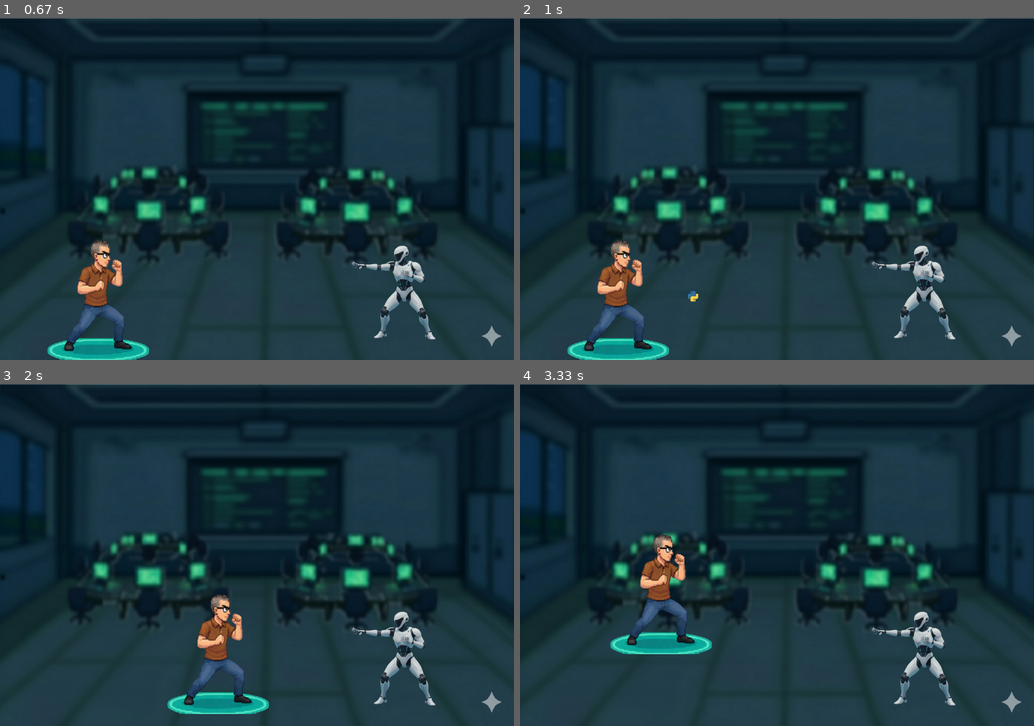
Above: before the commit, frames 1-4 (two rows, left to right).
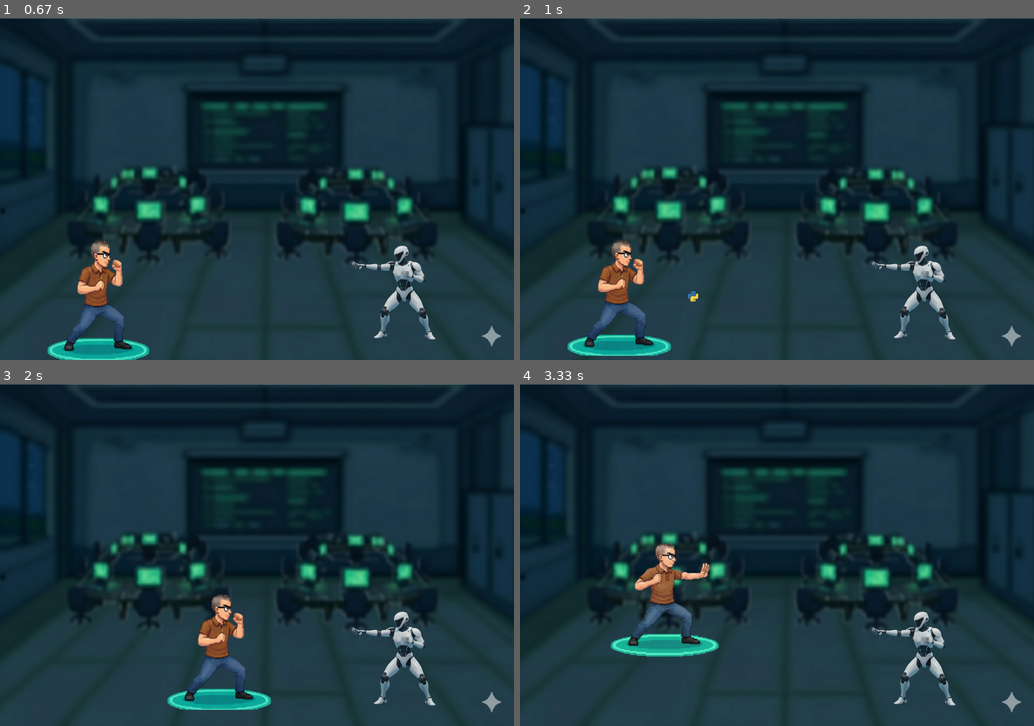
Above: after the commit, the same moments.

Repository: Gabriel-Henrique-2009/Trabalho_PyGames
Game: pygame game, started from Trabalho_PyGames/sistemadetiro.py
Same seed, same stepped clock (60 frames per second), same inputs: the game is played once before the commit and once after it.
Inputs (mouse positions are in pixels of both pictures, inside the frame that each line leads up to):
- Up to frame 1 (0.67 s): click "Jogar" at 0.38 s
- Up to frame 2 (1 s): click (782, 209) at 0.72 s
- Up to frame 3 (2 s): hold Right 1-1.47 s; tap Space at 1.07, 1.37, 1.57, 1.87 s; hold Right 1.5-1.97 s
- Up to frame 4 (3.33 s): hold Left 2-2.53 s; tap Space at 2.07, 2.37, 2.63, 2.93, 3.07 s; hold Left 2.57-2.97 s; hold Right from 3 s (still down)

Frame 1 is identical in both runs. In frame 2, 1.7% of the frame differs, in the area x 9-30%, y 65-100%; in frame 3, 1.7%; in frame 4, 1.9%, in the area x 17-39%, y 44-80%.

Commit message:
Sistema de animação em loop com sprite.

Diff:
--- a/Trabalho_PyGames/sistemadetiro.py
+++ b/Trabalho_PyGames/sistemadetiro.py
@@ -67,6 +67,39 @@
 
 imagem_robo_original = pygame.image.load("imagem-robo.png")
 imagem_robo = pygame.transform.scale(imagem_robo_original, (267, 300))
+class jogador(pygame.sprite.Sprite):
+    def __init__(self,img_parado1,img_parado2,img_ataque):
+        super().__init__()
+        self.frames_idle = [img_parado1,img_parado2, img_ataque]
+         #(idle é o nome da animacao de ficar parado e tals)
+        self.img_ataque = img_ataque
+        self.index_animacao = 0
+        self.image = self.frames_idle[self.index_animacao]
+        self.rect = self.image.get_rect()
+        self.frames_ataque_restante = 0
+        self.esquerda = False
+        self.velocidade_animacao = 0.05 #ajuste de velocidade da animação IMPORTANTE
+    def update(self,posicao_do_rect,olhando_para_esquerda):
+        self.rect.topleft = posicao_do_rect
+        self.esquerda = olhando_para_esquerda
+        if self.frames_ataque_restante > 0:
+            imagem_atual = self.img_ataque
+            self.frames_ataque_restante -= 1
+        else:
+            self.index_animacao += self.velocidade_animacao
+            if self.index_animacao >= len(self.frames_idle):
+                self.index_animacao = 0
+            imagem_atual = self.frames_idle[int(self.index_animacao)]
+        self.image = pygame.transform.flip(imagem_atual,self.esquerda,False)
+
+
+img_base = pygame.image.load("alexandreparado.png").convert_alpha()
+img_f1 = pygame.transform.scale(img_base, (267,300))
+img_f2 = pygame.transform.scale(img_base, (272,290))
+img_atk_raw = pygame.image.load("imagem-alexandre.png").convert_alpha()
+img_atk = pygame.transform.scale(img_atk_raw, (285,320))
+alexandre = jogador(img_f1,img_f2,img_atk)
+grupo_jogador = pygame.sprite.GroupSingle(alexandre)
 
 
 imagem_atual = imagem_alexandre_parado
@@ -87,7 +120,11 @@
 pulando = False
 virado_para_esquerda = False
 
-frames = 0
+#frames = 0
+# testando as sprites da aula, fala ai oq tu achou man
+
+
+
 while rodando:
     for evento in pygame.event.get():
         if evento.type == pygame.QUIT:
@@ -103,10 +140,12 @@
                     vida_teste_5 = 0
             elif estado_jogo == "JOGANDO":
                 if evento.button == 1:
+                    alexandre.frames_ataque_restante = 15 # velocidade do ataque(quando clica para atirar) IMPORTANTE
                     novo_tiro_rect = imagem_tiro.get_rect(center=player_rect.center)
                     direcao = -1 if virado_para_esquerda else 1 #logica de virar o tiro, com o script de antes eles(projeteis) iam somente para a direita  :)
                     armazenar_tiro.append({"rect": novo_tiro_rect, "dire": direcao}) # aqui tá guardando as info
-                    frames = 10
+                  #  frames = 10
+
 
         if evento.type == pygame.KEYDOWN:
             if evento.key == pygame.K_SPACE and not pulando and estado_jogo == "JOGANDO":
@@ -168,23 +207,25 @@
             print("UAU VC É INCRIVEL, VOCÊ GANHOU UM PUDIM! 🍮 ")
             estado_jogo = "MENU" #para voltar no menu
 
-        tela.blit(imagem_fundo, (0, 0))
-
+
+        tela.blit(imagem_fundo, (0,0))
         for tiro in armazenar_tiro:
             tela.blit(imagem_tiro, tiro["rect"])
 
-        if frames > 0:
-            imagem_do_momento = imagem_alexandre
-            frames -= 1
-
-        else:
-
-            imagem_do_momento = imagem_alexandre_parado
-
-        imagem_final = pygame.transform.flip(imagem_do_momento, virado_para_esquerda, False)
-        tela.blit(imagem_final, player_rect)
-        tela.blit(imagem_robo, enemy_rect)
+     #   if frames > 0:
+     #       imagem_do_momento = imagem_alexandre
+         #   frames -= 1
+
+     #   else:
+
+           # imagem_do_momento = imagem_alexandre_parado
+
+        grupo_jogador.update(player_rect.topleft, virado_para_esquerda)
+        grupo_jogador.draw(tela)
+        tela.blit(imagem_robo,enemy_rect)
+
     pygame.display.update()
     clock.tick(60)
 
+
 pygame.quit()
